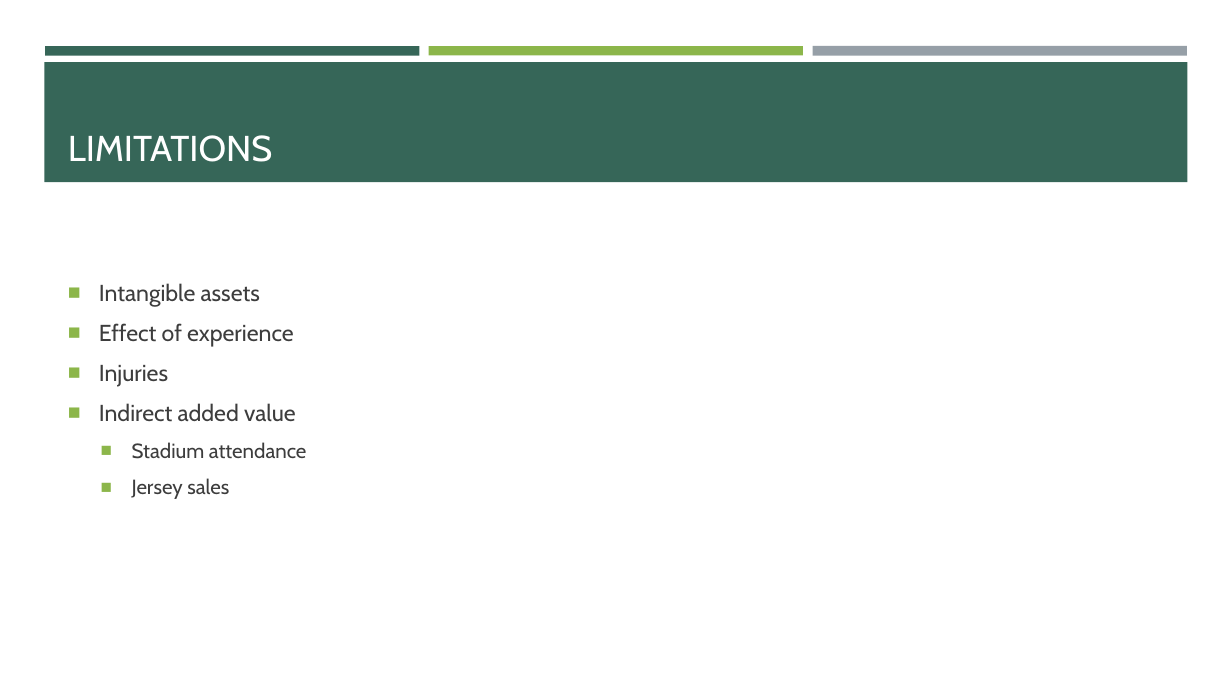
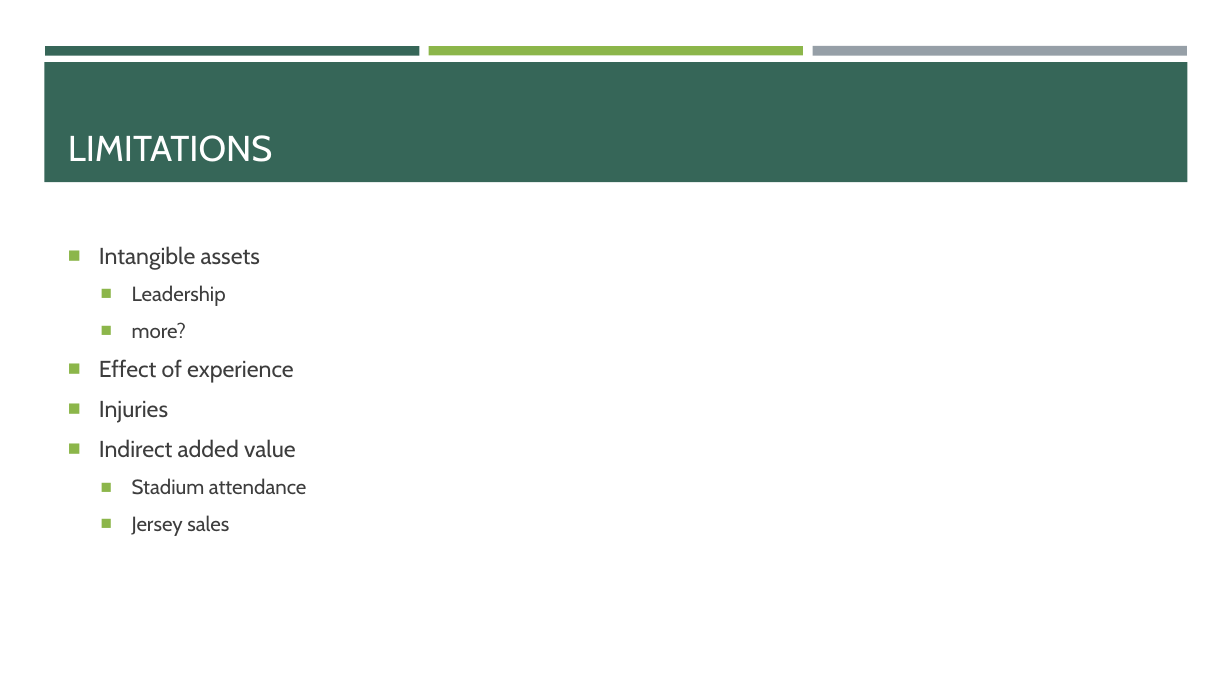
Before and after one commit to haverga/project_04, a slide deck: slide 4 of p4_slides.pptx. Drawn at 1232x693 pixels with LibreOffice and Linux fonts; fonts in the diff are those of the drawing. Boxes give left, top, right and bottom in pixels: in the first picture for what was removed or moved away, otherwise in the second. Text is boxed around its words. In the diff, an @@ line names an element or a change of style, - is before the commit and + after.

```diff
--- a/p4_slides.pptx
+++ b/p4_slides.pptx
@@ text at (132, 285, 226, 338): paragraphs added @@
+  ■ Leadership
+  ■ more?
```
Also in this commit, not shown: 24 slides added, 1 other file.
